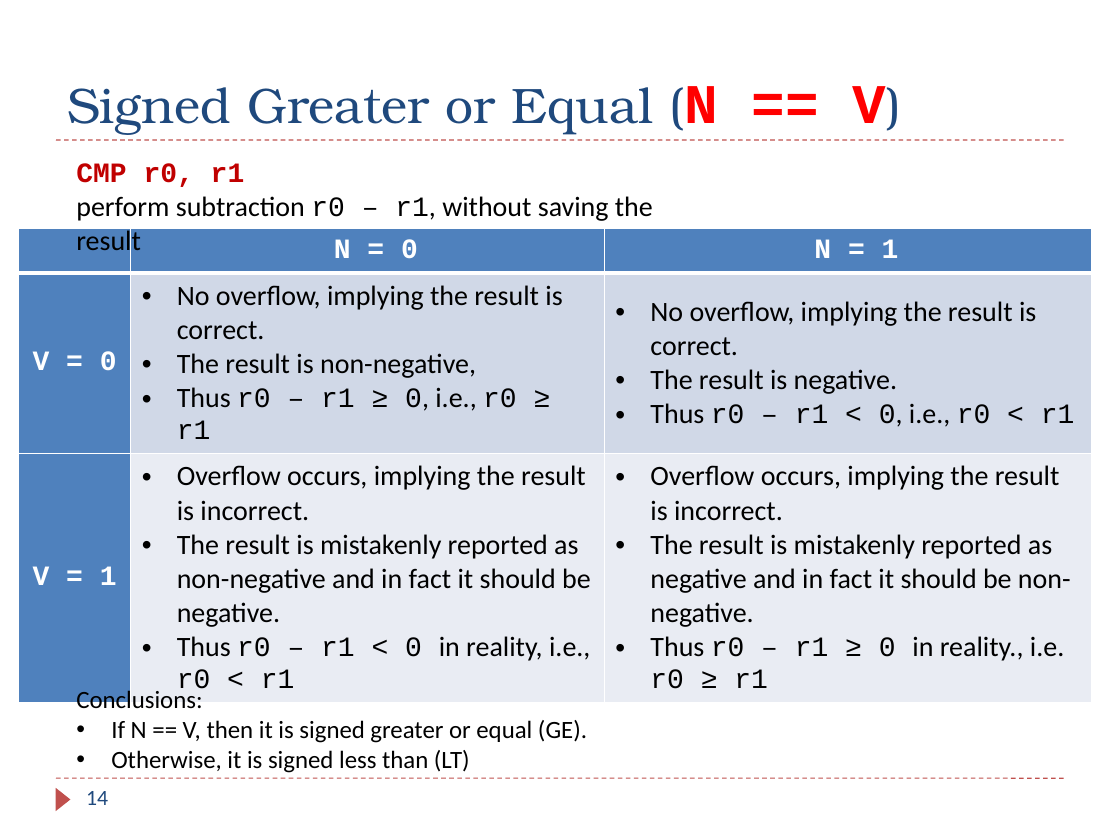
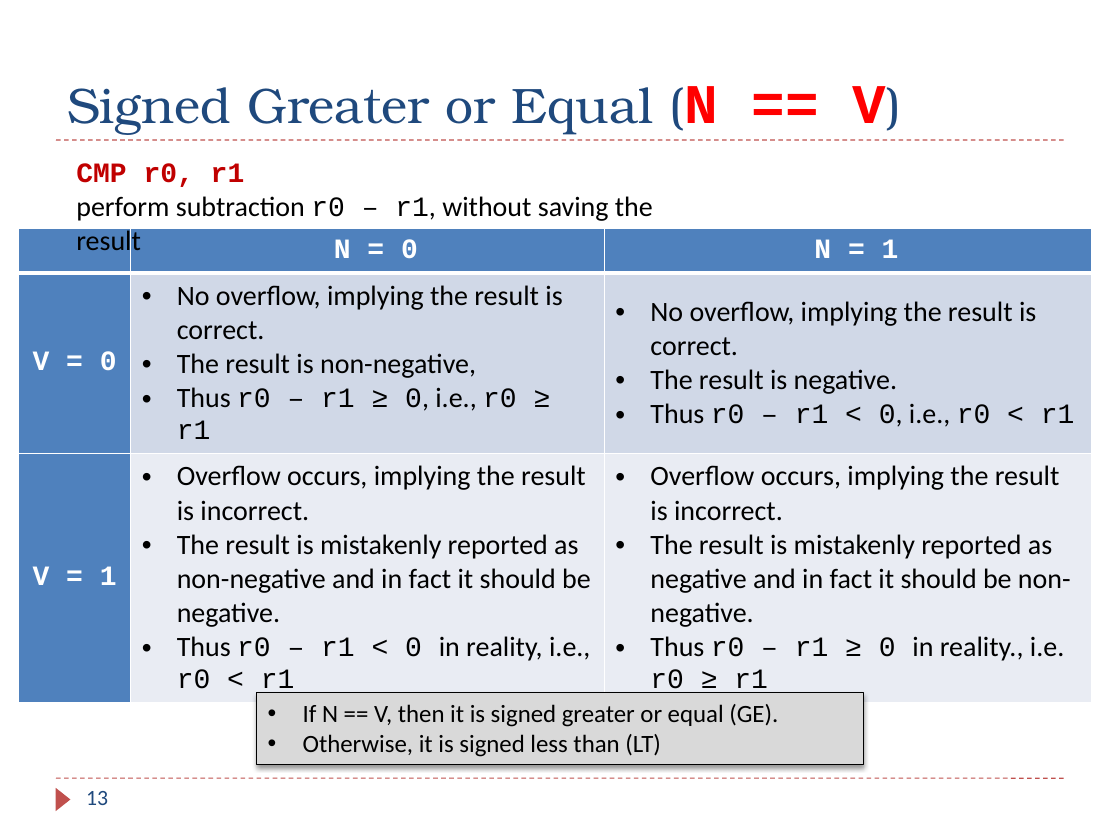
Before and after one commit to guhofstra/CSC111Fa25, a slide deck: slide 13 of PPTs/bak/Textbook Lecture_Slides_V3/Chapter_06_ARM_Flow_Control.pptx (slide 14 before the commit). Drawn at 1120x840 pixels with LibreOffice and Linux fonts; fonts in the diff are those of the drawing. Boxes give left, top, right and bottom in pixels: in the first picture for what was removed or moved away, otherwise in the second. Text is boxed around its words. In the diff, an @@ line names an element or a change of style, - is before the commit and + after.

```diff
--- a/PPTs/bak/Textbook Lecture_Slides_V3/Chapter_06_ARM_Flow_Control.pptx
+++ b/PPTs/bak/Textbook Lecture_Slides_V3/Chapter_06_ARM_Flow_Control.pptx
@@ text in rectangle at [76,688,202,708]: paragraph removed @@
-Conclusions:
@@ rectangle "If N == V, then ...": place and size @@
-rectangle "If N == V, then ..." at [76,688,587,773]
+rectangle "If N == V, then ..." at [256,692,864,764]
@@ rectangle "If N == V, then ..." at [256,692,864,764]: fill none to #D9D9D9; outline none to #000000 0.75 pt; shadow on @@
@@ page number at [86,791,108,805]: text changed @@
-14
+13
```
Also in this commit, not shown: 19 other slides changed, 1 slide added, 3 slides removed, 44 other files.
